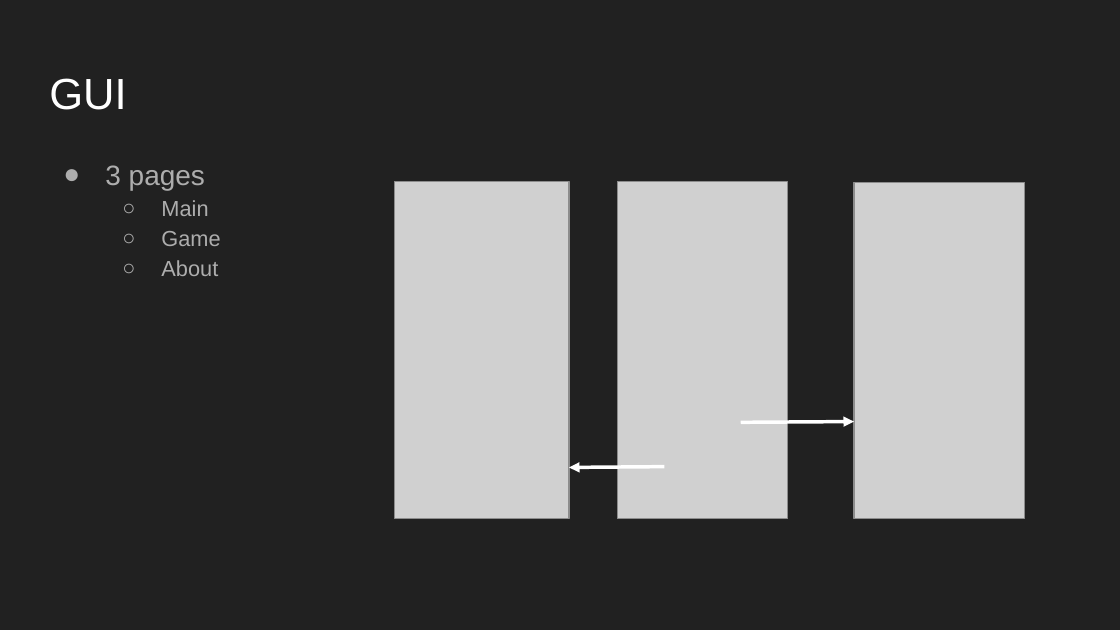
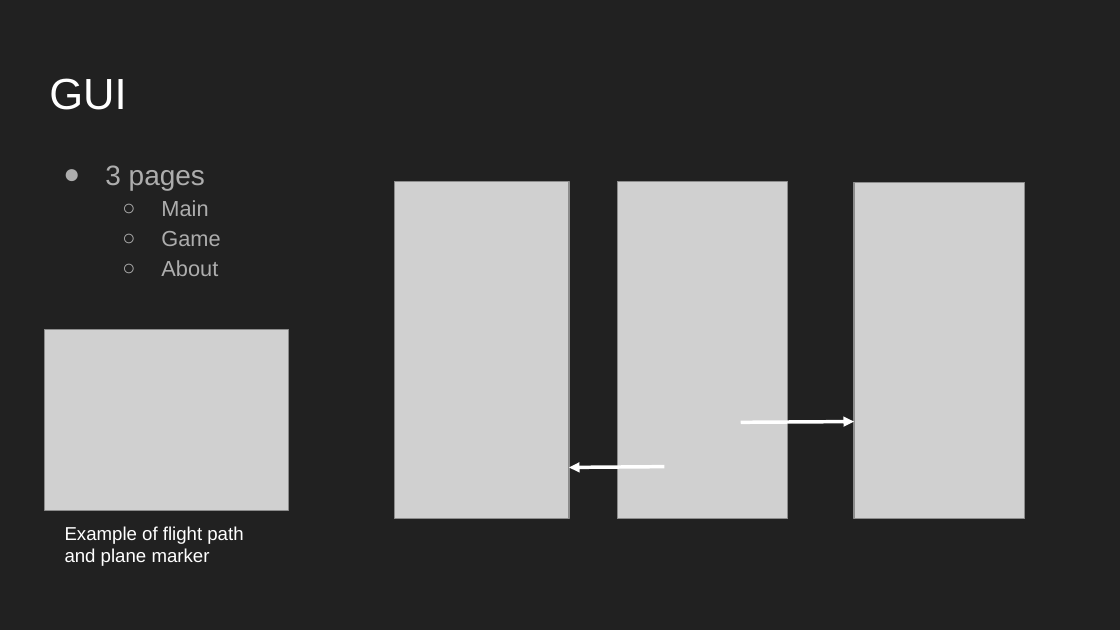
Before and after one commit to MichaelJAliberti/AeroNav, a slide deck: slide 4 of docs/ProjectArchitecture.pptx. Drawn at 1120x630 pixels with LibreOffice and Linux fonts; fonts in the diff are those of the drawing; grey boxes stand for pictures. Boxes give left, top, right and bottom in pixels: in the first picture for what was removed or moved away, otherwise in the second. Text is boxed around its words. In the diff, an @@ line names an element or a change of style, - is before the commit and + after.

```diff
--- a/docs/ProjectArchitecture.pptx
+++ b/docs/ProjectArchitecture.pptx
@@ picture added at [45, 329, 289, 510] @@
@@ text added at [65, 526, 243, 566], 12 pt, text #FFFFFF @@
+Example of flight path and plane marker
```
Also in this commit, not shown: 1 other slide changed.
